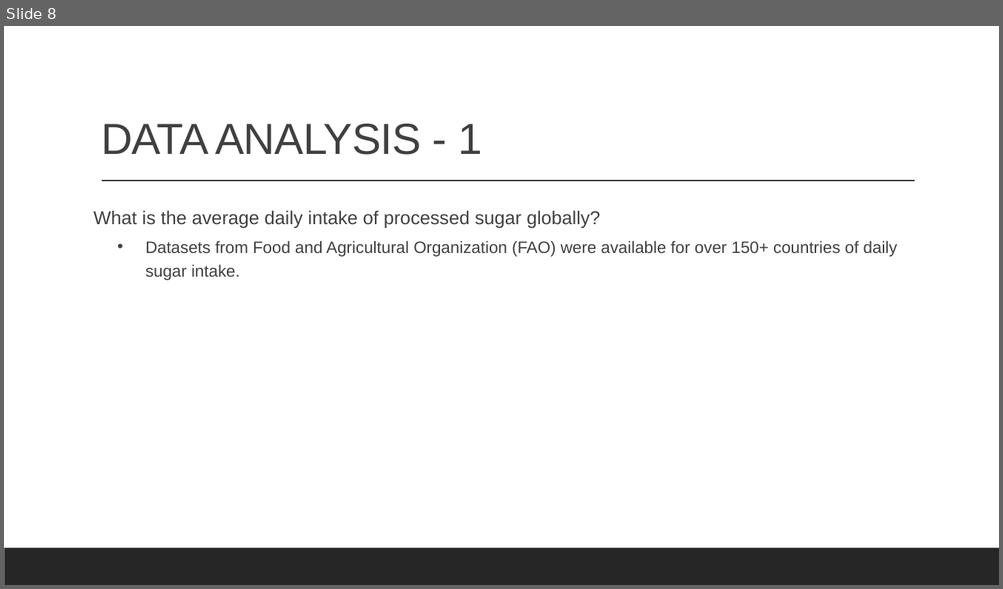
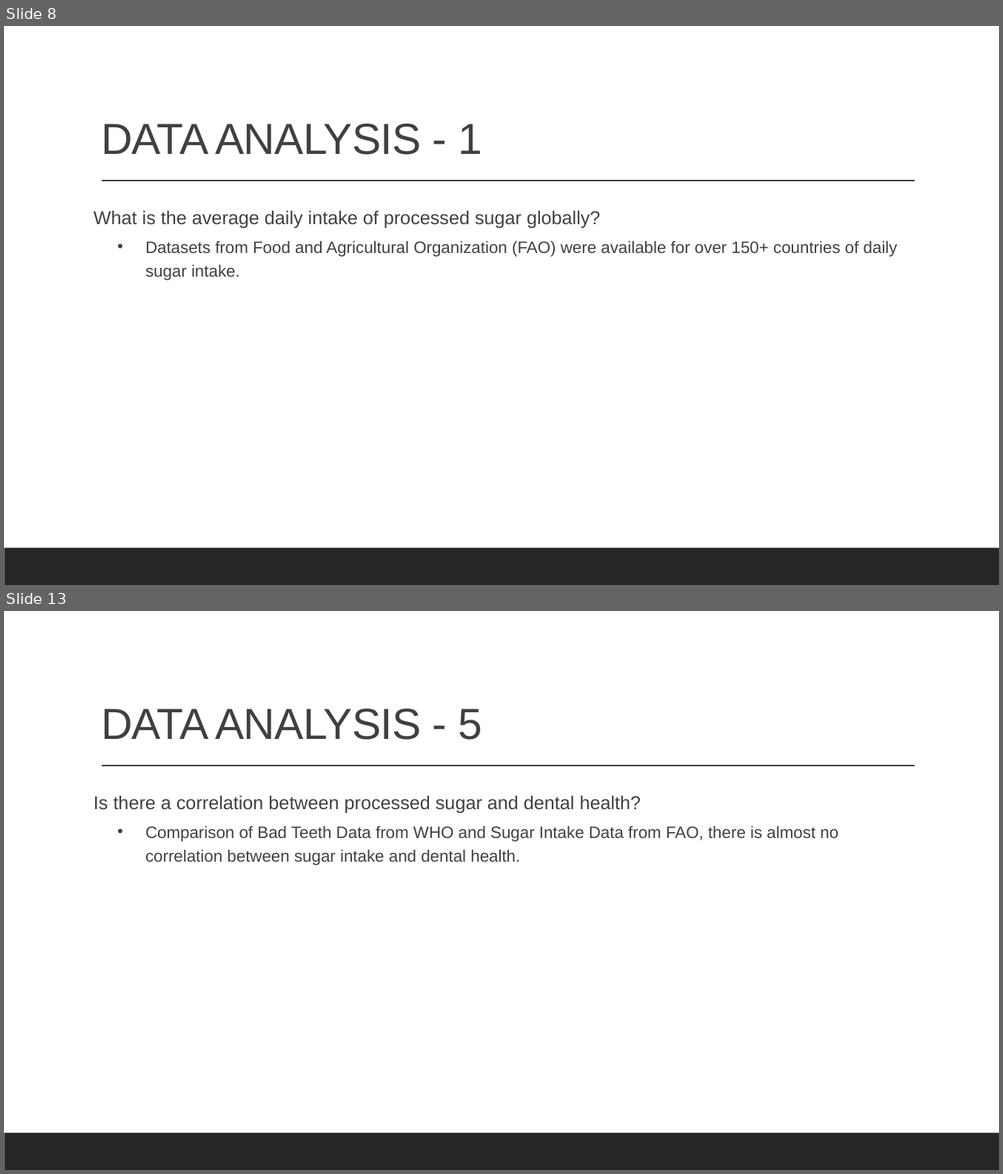
Before and after one commit to cbeachey/project1_influencers, a slide deck: Effects of Sugar Consumption.pptx. Shown one above the other, each under a label of ours: slide 8 before the commit, slides 8 and 13 after it; the slides between them are not shown. The pictures are 1003x589 and 1003x1174 pixels, drawn with LibreOffice and Linux fonts; fonts in the diff are those of the drawing. Boxes give left, top, right and bottom in pixels: in the first picture for what was removed or moved away, otherwise in the second. Text is boxed around its words. In the diff, an @@ line names an element or a change of style, - is before the commit and + after.

```diff
--- a/Effects of Sugar Consumption.pptx
+++ b/Effects of Sugar Consumption.pptx
@@ slide 13 added at (4,611,999,1170), background #FFFFFF; not listed: 2 template elements that a slide beside it also shows @@
@@ title added at (101,709,482,740), 42 pt, text #404040 @@
+DATA ANALYSIS - 5
@@ text added at (94,795,838,866), 16 pt, text #404040 @@
+Is there a correlation between processed sugar and dental health?
+  • Comparison of Bad Teeth Data from WHO and Sugar Intake Data from FAO, there is almost no correlation between sugar intake and dental health.
```
Also in this commit, not shown: 3 slides changed, 7 other slides added, 2 slides removed, 1 other file.
